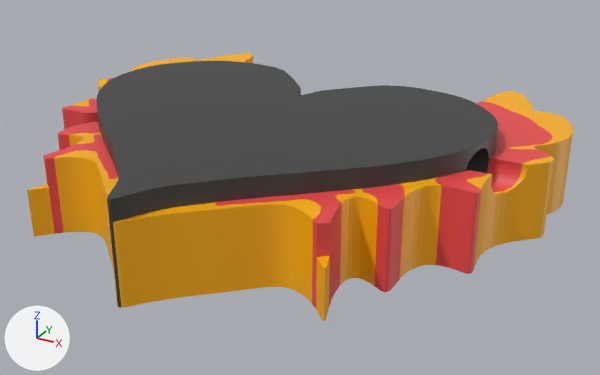
The Blender file beads/fire-heart/print/fire-heart_charm.blend: old version first, new version second.
Both versions are drawn from a 50 mm camera at (21.2, -35.4, 16.2) aimed at (1.6, 0.1, -1.6). Lighting does not change. The marker at lower left points along +X, +Y and +Z. The first picture is the older version.

The first picture shows 'BottomOrange', 'BottomRed', 'TopHeart', 'TopOrange', 'TopRed' and 1 more.
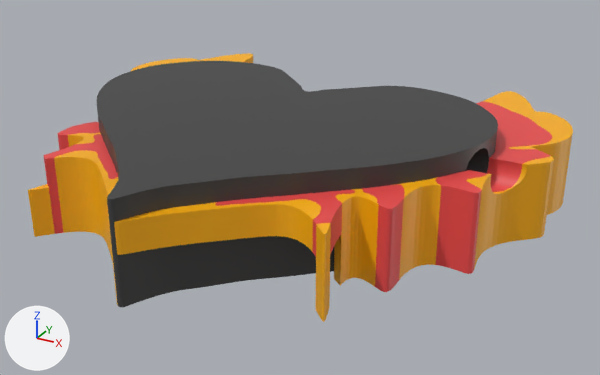
Pixel boxes [x1, y1, x2, y2] of what changed, in the pictures (600 x 375 px; the box of a moved part takes in the faces that stretch with it):
'BottomOrange', reshaped: before [27, 160, 569, 322]; after [28, 160, 569, 322]
'TopOrange', reshaped (6% taller): before [54, 53, 573, 255]; after [54, 53, 573, 268]
'TopRed', reshaped (13% shorter): before [43, 78, 552, 257]; after [43, 101, 552, 256]
'BottomRed', reshaped (mostly hidden): before [49, 187, 478, 309]; after [49, 123, 479, 292]
part 1 of me_curve_149, deleted (red): before [312, 235, 341, 309]
part 2 of me_curve_150, deleted: before [116, 236, 313, 308]
part 3 of me_curve_150, moved or reshaped: before [316, 163, 568, 322]; after [316, 164, 567, 321]
part 4 of me_curve_150, moved or reshaped: before [27, 184, 118, 306]; after [28, 184, 118, 306]
part 5 of me_curve_153, deleted (red): before [62, 98, 99, 129]
part 6 of me_curve_153, moved or reshaped: before [313, 101, 542, 257]; after [312, 101, 542, 256]
part 7 of me_curve_154, added: after [316, 223, 331, 268]
part 8 of me_curve_154, deleted (mostly hidden): before [70, 78, 108, 107]
part 9 of me_curve_154, moved or reshaped: before [54, 91, 573, 254]; after [54, 91, 573, 255]
'BottomHeart', unchanged, uncovered by the edit: before [113, 255, 121, 308]; after [113, 236, 334, 307]

The edits, one by one:
me_curve_149 is used by ob_bottomred; location (0.0, 0.0, 0.0).
me_curve_149 had 3808 vertices, 2066 faces and spanned x -13.8..13.8, y -9.3..10.0, z -2.5..0.0.
me_curve_149 now has 3174 vertices, 2578 faces and spans x -13.7..13.8, y -9.2..10.0, z -2.5..0.0.
me_curve_149 part 1: the loose piece of 643 vertices spanning x 2.7..7.8, y -9.3..-5.1, z -2.5..0.0 is deleted.
Other edits to the shape of me_curve_149 do not show in these pictures.
me_curve_150 is used by ob_bottomorange; location (0.0, 0.0, 0.0).
me_curve_150 had 3313 vertices, 1965 faces and spanned x -14.0..14.0, y -12.7..12.7, z -2.5..0.0.
me_curve_150 now has 2479 vertices, 2093 faces and spans x -14.0..14.0, y -12.6..12.7, z -2.5..0.0.
me_curve_150 part 2: the loose piece of 438 vertices spanning x 0.1..7.0, y -12.6..-7.0, z -2.5..0.0 is deleted.
me_curve_150 part 3: 181 vertices moved from x -13.5..13.8, y -9.4..12.6, z -2.5..0.0 to x -13.5..13.8, y -9.5..12.5, z -2.5..0.0; 392 vertices removed from x -13.9..14.0, y -9.5..12.6, z -2.5..0.0; 370 vertices added at x -13.8..14.0, y -9.3..12.5, z -2.5..0.0.
me_curve_150 part 4: 63 vertices moved within x -7.9..-0.2, y -12.5..-4.8, z -2.5..0.0; 94 vertices removed from x -8.5..-0.1, y -12.7..-4.7, z -2.5..0.0; 91 vertices added at x -8.7..-0.3, y -12.5..-4.8, z -2.5..0.0.
Other edits to the shape of me_curve_150 do not show in these pictures.
me_curve_153 is used by ob_topred; location (0.0, 0.0, 0.0).
me_curve_153 had 3339 vertices, 1686 faces and spanned x -13.8..13.8, y -9.3..10.0, z 0.0..1.5.
me_curve_153 now has 2336 vertices, 1333 faces and spans x -9.4..13.8, y -9.3..9.9, z 0.0..1.5.
me_curve_153 part 5: the loose piece of 310 vertices spanning x -12.1..-9.8, y -2.8..-0.2, z 0.0..1.5 is deleted.
me_curve_153 part 6: 94 vertices moved from x 2.9..13.4, y -9.3..9.7, z 0.0..1.5 to x 2.9..13.3, y -9.3..9.8, z 0.0..1.5; 70 vertices removed from x 2.9..13.2, y -8.8..8.2, z 0.0..1.5; 92 vertices added at x 2.7..13.1, y -9.0..8.3, z 0.0..1.5.
Other edits to the shape of me_curve_153 do not show in these pictures.
me_curve_154 is used by ob_toporange; location (0.0, 0.0, 0.0).
me_curve_154 had 2843 vertices, 1450 faces and spanned x -14.0..14.0, y -12.7..12.7, z 0.0..1.5.
me_curve_154 now has 2434 vertices, 1373 faces and spans x -14.0..14.0, y -12.6..12.7, z 0.0..1.5.
me_curve_154 part 7: a new loose piece of 48 vertices spanning x 7.3..8.1, y -9.5..-8.5, z 0.0..1.5, in mat_toporangemat_013 (yellow #ffb300).
me_curve_154 part 8: the loose piece of 410 vertices spanning x -14.0..-10.7, y -2.3..3.1, z 0.0..1.5 is deleted.
me_curve_154 part 9: 193 vertices moved from x -8.4..13.8, y -12.5..12.6, z 0.0..1.5 to x -8.4..13.8, y -12.5..12.5, z 0.0..1.5; 96 vertices removed from x -7.5..13.9, y -12.7..9.7, z 0.0..1.5; 120 vertices added at x -8.7..13.8, y -12.6..9.5, z 0.0..1.5.
Other edits to the shape of me_curve_154 do not show in these pictures.
